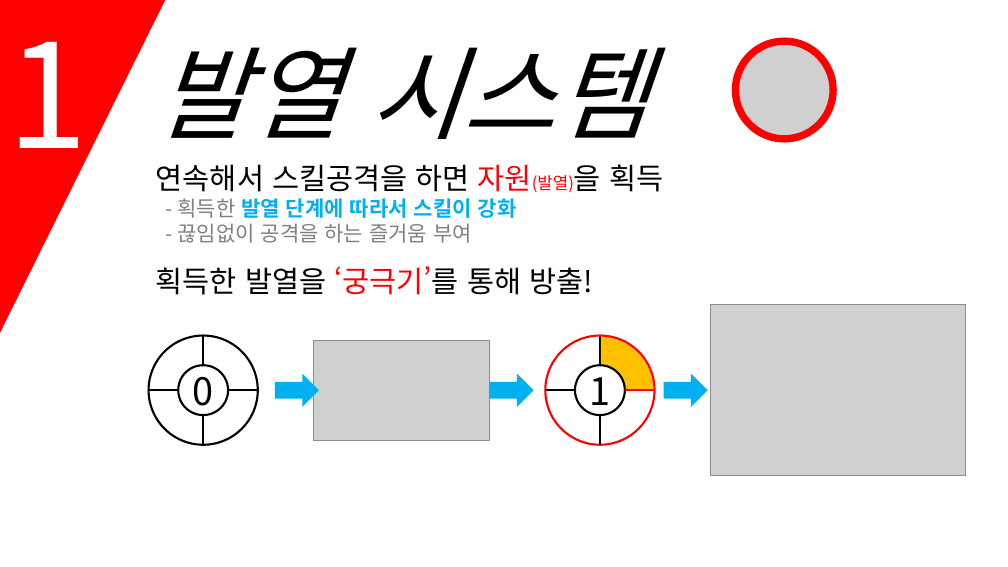
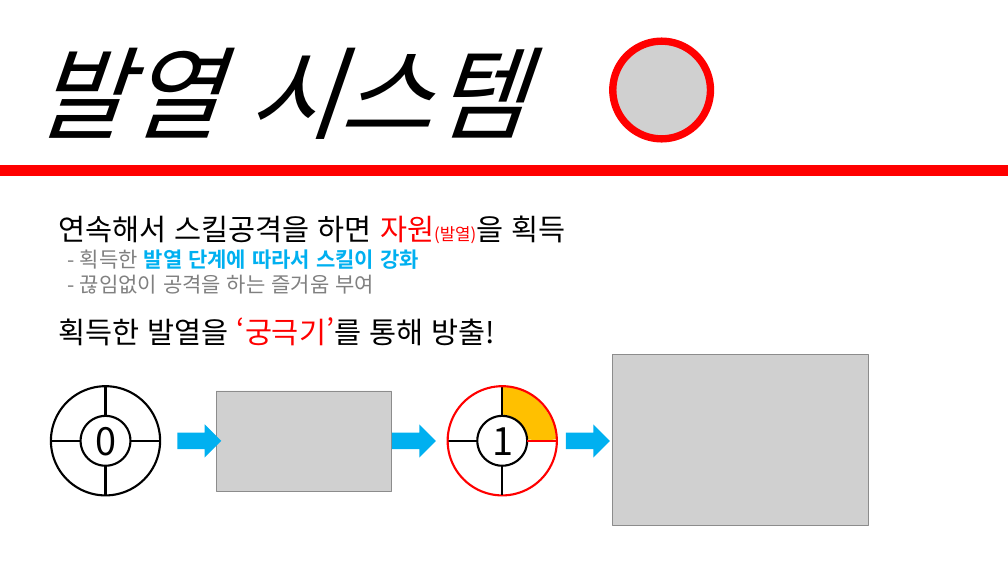
Before and after one commit to korleinster/gamebusdriver, a slide deck: slide 7 of documents/노루막이_김형준_신창섭_홍승필_허지훈.pptx. Drawn at 1008x567 pixels with LibreOffice and Linux fonts; fonts in the diff are those of the drawing; grey boxes stand for pictures; background and template pictures are left out. Boxes give left, top, right and bottom in pixels: in the first picture for what was removed or moved away, otherwise in the second. Text is boxed around its words. In the diff, an @@ line names an element or a change of style, - is before the commit and + after.

```diff
--- a/documents/노루막이_김형준_신창섭_홍승필_허지훈.pptx
+++ b/documents/노루막이_김형준_신창섭_홍승필_허지훈.pptx
@@ triangle removed at <box>0,0,165,333</box> @@
@@ text removed at <box>8,41,88,184</box> @@
-1
@@ 1 text, 1 picture, 1 ellipse: place and size @@
-1 text, 1 picture, 1 ellipse at <box>156,41,833,139</box>
+1 text, 1 picture, 1 ellipse at <box>33,41,711,139</box>
@@ line added from (0, 170) to (1008, 170), #FF0000 10 pt @@
@@ 2 ellipses, 2 lines, 1 freeform shape, 1 right arrow: place and size @@
-2 ellipses, 2 lines, 1 freeform shape, 1 right arrow at <box>178,336,654,445</box>
+2 ellipses, 2 lines, 1 freeform shape, 1 right arrow at <box>81,386,557,495</box>
@@ 4 lines, 2 pictures, 2 ellipses, 2 right arrows, 1 text: place and size @@
-4 lines, 2 pictures, 2 ellipses, 2 right arrows, 1 text at <box>149,164,966,475</box>
+4 lines, 2 pictures, 2 ellipses, 2 right arrows, 1 text at <box>51,215,869,526</box>
```
Also in this commit, not shown: 5 other slides changed.
